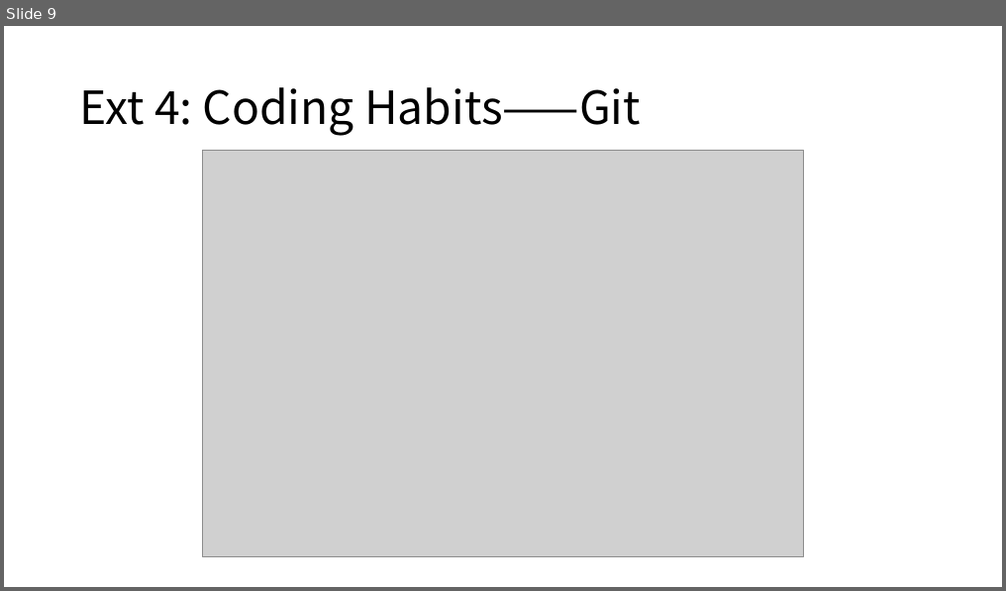
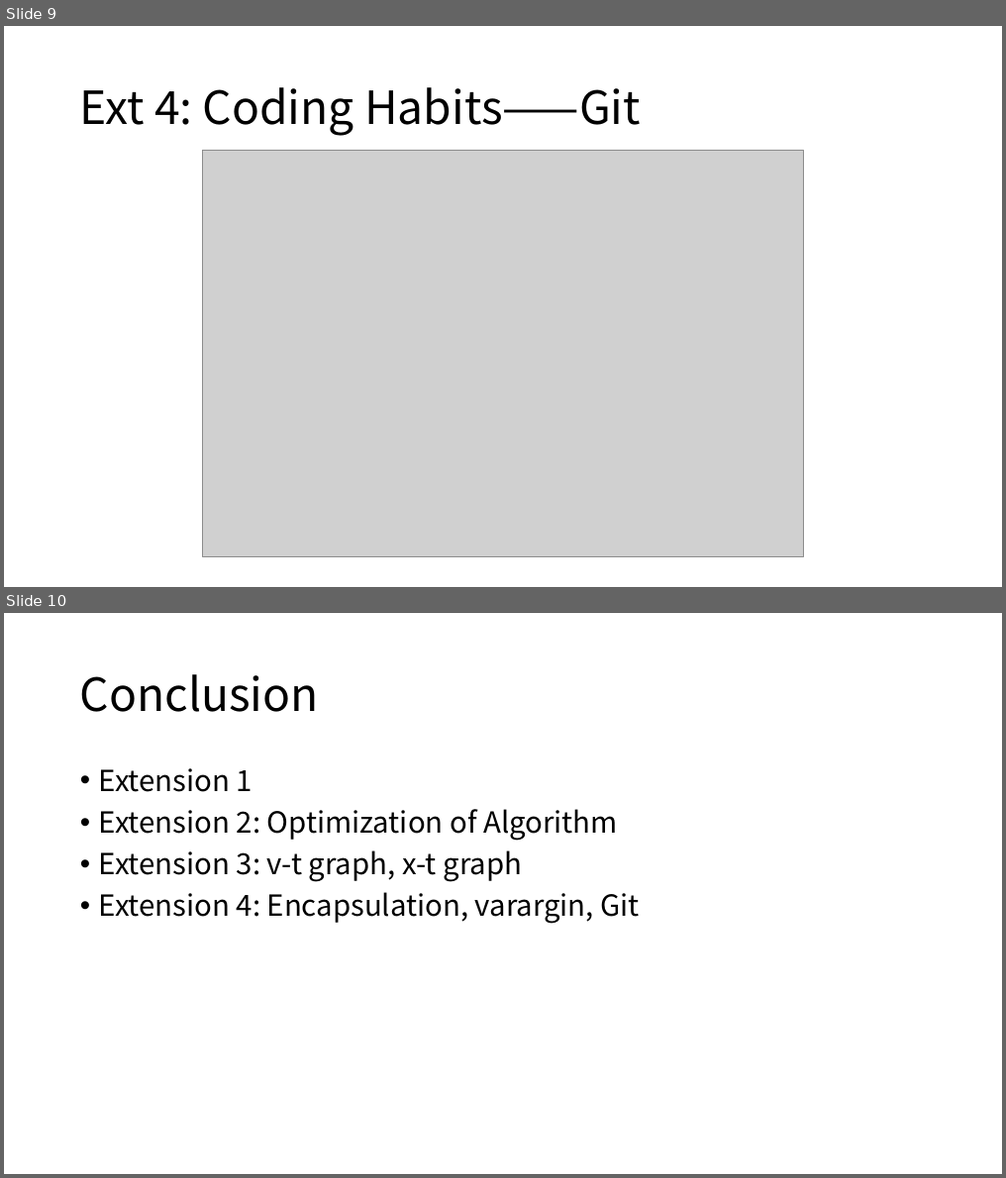
Before and after one commit to RUSRUSHB/Project2-Motion-Detection-via-Communication-Signals, a slide deck: Project 2.pptx. Shown one above the other, each under a label of ours: slide 9 before the commit, slides 9 and 10 after it. The pictures are 1006x591 and 1006x1178 pixels, drawn with LibreOffice and Linux fonts; fonts in the diff are those of the drawing; grey boxes stand for pictures. Boxes give left, top, right and bottom in pixels: in the first picture for what was removed or moved away, otherwise in the second. Text is boxed around its words. In the diff, an @@ line names an element or a change of style, - is before the commit and + after.

```diff
--- a/Project 2.pptx
+++ b/Project 2.pptx
@@ slide 10 added at (4, 613, 1002, 1174), background #FFFFFF @@
@@ title added at (80, 674, 319, 712), 44 pt, text #000000 @@
+Conclusion
@@ text added at (99, 768, 640, 924), 28 pt, text #000000 @@
+• Extension 1
+• Extension 2: Optimization of Algorithm
+• Extension 3: v-t graph, x-t graph
+• Extension 4: Encapsulation, varargin, Git
```
